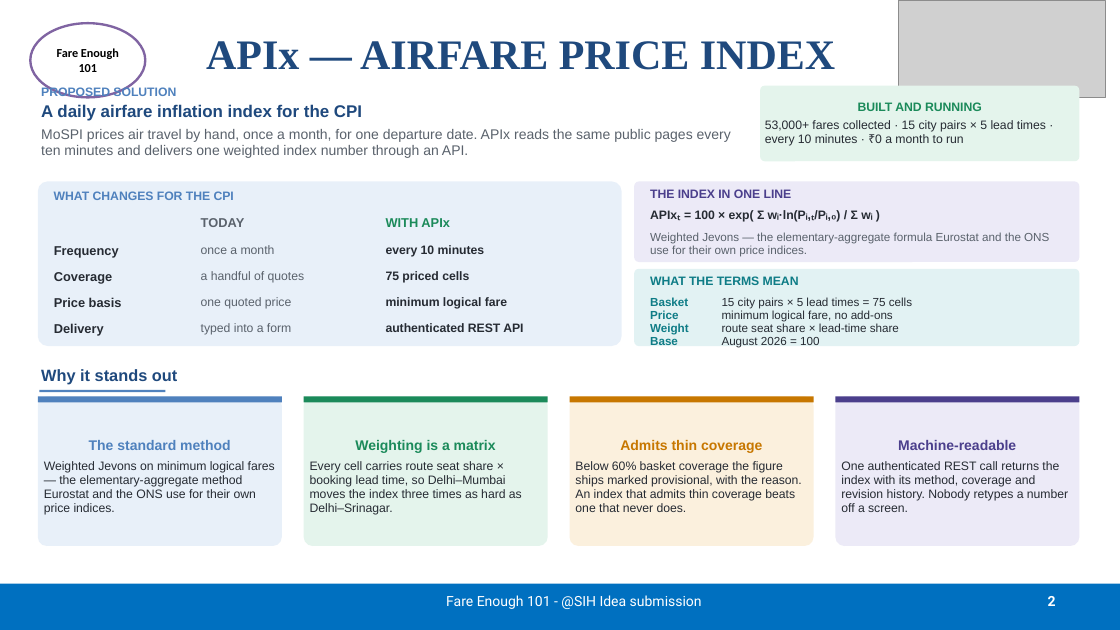
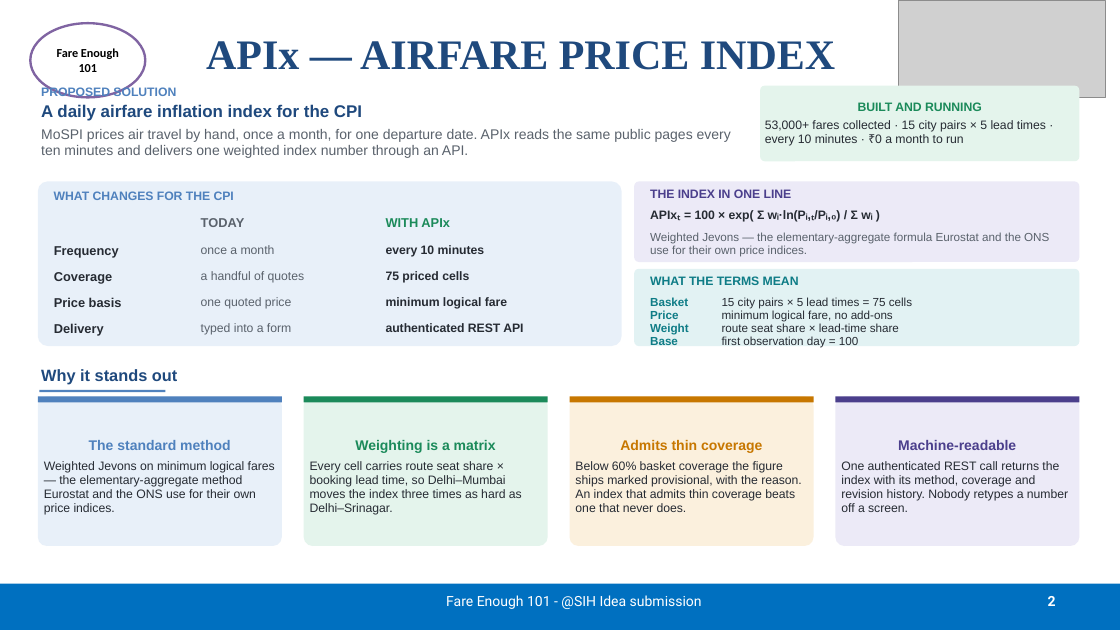
Before and after one commit to BradCage-afk/sih-2026-airfare-index, a slide deck: slide 2 of SIH26056-Idea-Presentation.pptx. Drawn at 1120x630 pixels with LibreOffice and Linux fonts; fonts in the diff are those of the drawing; grey boxes stand for pictures. Boxes give left, top, right and bottom in pixels: in the first picture for what was removed or moved away, otherwise in the second. Text is boxed around its words. In the diff, an @@ line names an element or a change of style, - is before the commit and + after.

```diff
--- a/SIH26056-Idea-Presentation.pptx
+++ b/SIH26056-Idea-Presentation.pptx
@@ text at (x1=722, y1=336, x2=858, y2=348): text changed @@
-August 2026 = 100
+first observation day = 100
```
Also in this commit, not shown: 4 other files.
